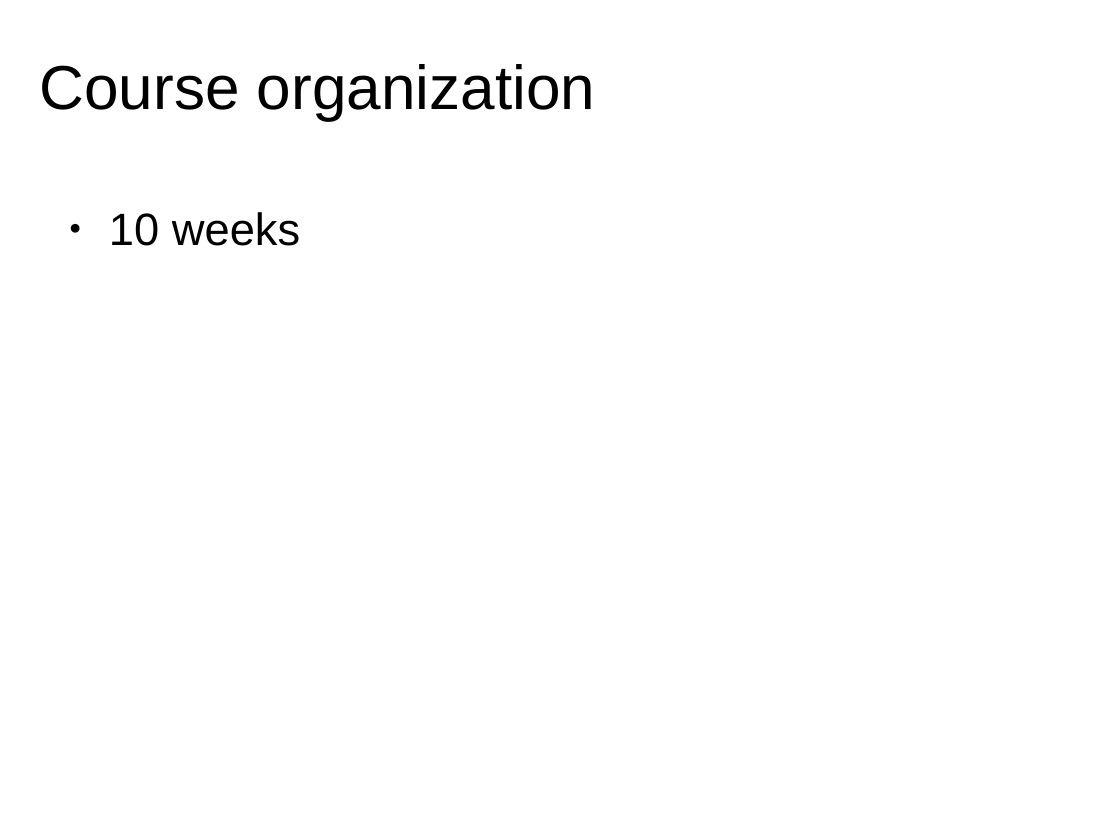
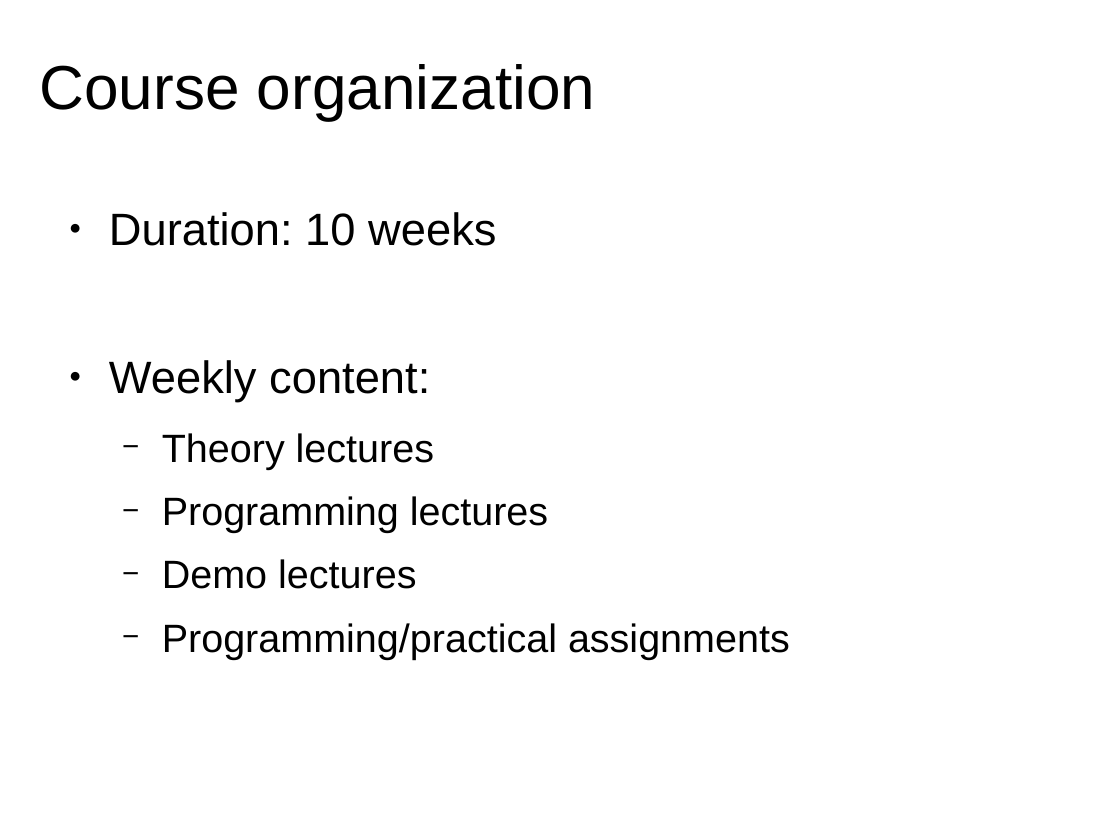
Before and after one commit to MTG/sms-tools, a slide deck: slide 11 of lectures/1-Introduction/Welcome.odp (slide 5 before the commit). Drawn at 1120x840 pixels with LibreOffice and Linux fonts; fonts in the diff are those of the drawing. Boxes give left, top, right and bottom in pixels: in the first picture for what was removed or moved away, otherwise in the second. Text is boxed around its words. In the diff, an @@ line names an element or a change of style, - is before the commit and + after.

```diff
--- a/lectures/1-Introduction/Welcome.odp
+++ b/lectures/1-Introduction/Welcome.odp
@@ text at [109, 212, 790, 660]: text changed; size 29.1 to 25.4 pt @@
-● 10 weeks
+● Duration: 10 weeks
+● Weekly content:
+  − Theory lectures
+  − Programming lectures
+  − Demo lectures
+  − Programming/practical assignments
```
Also in this commit, not shown: 4 other slides changed, 7 slides added, 1 slide removed, 20 other files.
